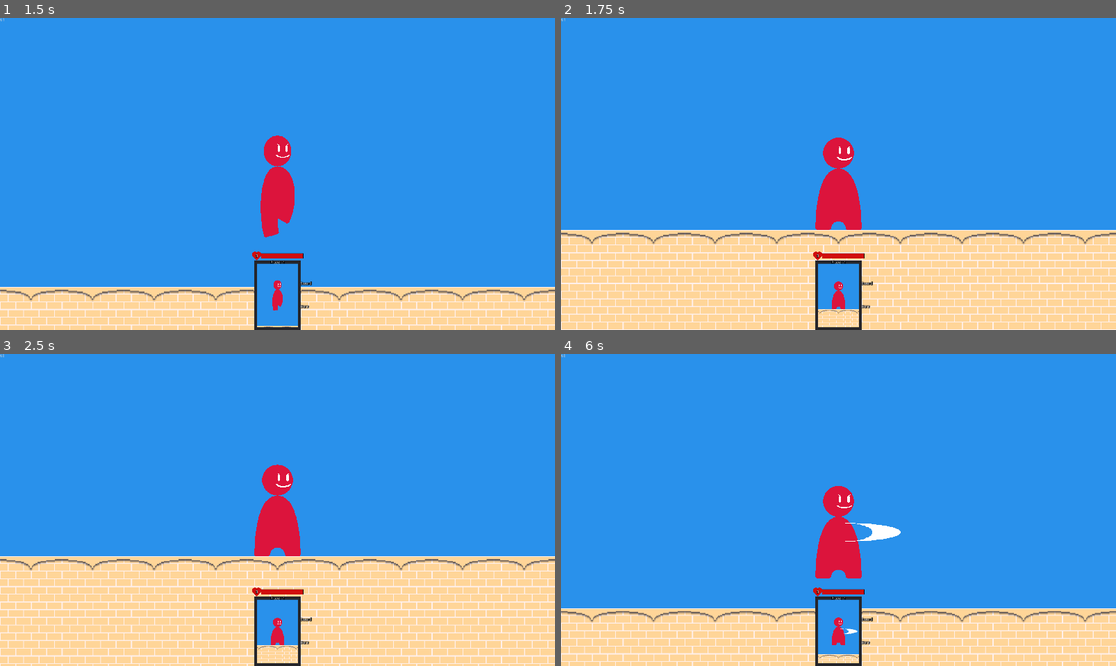
Above: before the commit, frames 1-4 (two rows, left to right).
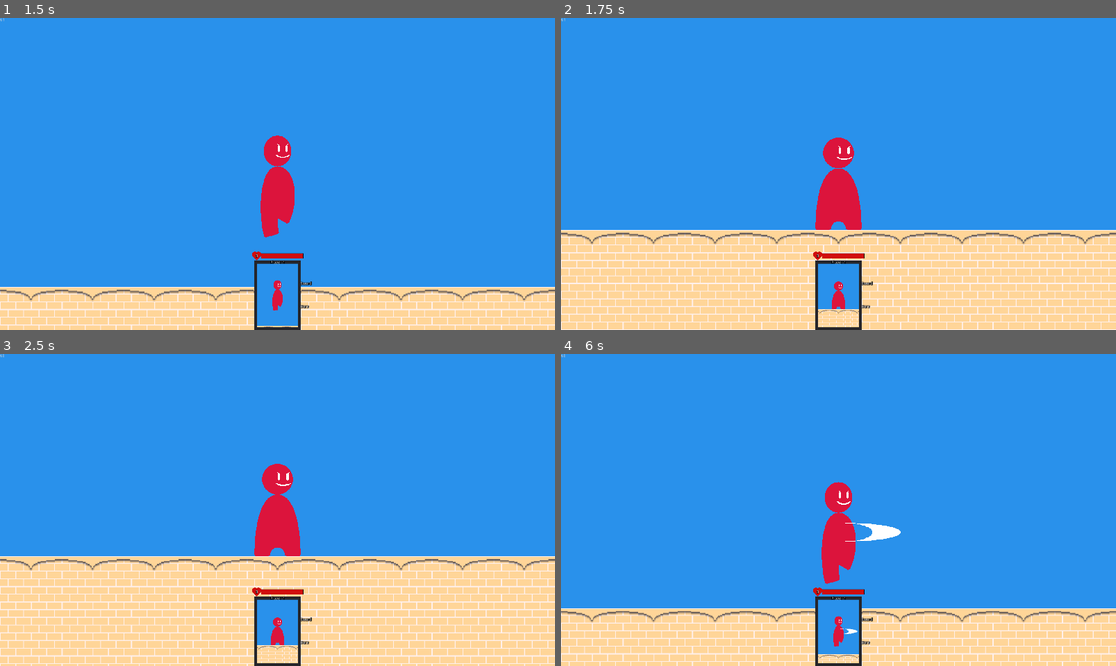
Above: after the commit, the same moments.

Repository: Essojadojef/offhand-champion
Game: Godot game, scene res://fight_gui.tscn
Same seed, same stepped clock (60 frames per second), same inputs: the game is played once before the commit and once after it. The engine's default icon, where the game draws it, is replaced by a stand-in: a white triangle on a blue panel in a dark square.
Inputs (mouse positions are in pixels of both pictures, inside the frame that each line leads up to):
- Up to frame 1 (1.5 s): tap Enter at 0.5 s; move the mouse to (399, 158) at 0.52 s; hold Right (ui_right) 0.53-1.25 s; tap P at 0.6 s; click (399, 158) at 0.67 s; tap Space at 0.77 s; click "Ready" at 1.25 s
- Up to frame 2 (1.75 s): no input
- Up to frame 3 (2.5 s): move the mouse to (166, 525) at 2.02 s; hold Down (ui_down) from 2.03 s (still down); tap J at 2.1 s; tap Space at 2.27 s
- Up to frame 4 (6 s): move the mouse to (894, 441) at 2.77 s; release Down (ui_down) at 2.78 s; hold Right (ui_right) 2.78-3.53 s; tap I at 2.85 s; move the mouse to (810, 572) at 3.52 s; hold Up (ui_up) 3.53-4.28 s; tap K at 3.6 s; click (810, 572) at 3.67 s; tap Space at 3.77, 4.52, 5.27 s; move the mouse to (1005, 556) at 4.27 s; hold Left (ui_left) 4.28-5.78 s; tap O at 4.35 s; move the mouse to (672, 463) at 5.02 s; tap P at 5.1 s; move the mouse to (866, 510) at 5.77 s; hold Down (ui_down) from 5.78 s (still down); tap J at 5.85 s; click (866, 510) at 5.92 s

Frame 1 is identical in both runs. In frame 2, less than 0.1% of the frame differs, in the area x 45-54%, y 38-93%; in frame 3, 0.1%; in frame 4, 0.7%, in the area x 45-55%, y 40-94%.

Commit message:
Changes to attacks animation system.
Now weapons can choose to override the default animation while attacking.
To do so the weapon's animate_skeleton variable must be set to true.
The default animation is "stand" while on ground and "jump" while in midair.

Diff:
--- a/weapon_masters/player/player.gd
+++ b/weapon_masters/player/player.gd
@@ -242,8 +242,8 @@
 
 	if current_attack:
 
-		if weapon_nodes[current_weapon].has_node("Skeleton"):
-			var skeleton = weapon_nodes[current_weapon].get_node("Skeleton")
+		if weapon_nodes[current_weapon].animate_skeleton:
+			var skeleton = weapon_nodes[current_weapon].skeleton
 
 			$Skeleton/Head.transform = skeleton.get_node("Head").transform
 			$Skeleton/Head/Face.transform = skeleton.get_node("Head/Face").transform
@@ -252,11 +252,11 @@
 			$Skeleton/FootR.transform = skeleton.get_node("FootR").transform
 
 		else:
-			$AnimationPlayer.play("stand")
+			$AnimationPlayer.play("stand" if on_ground else "jump")
 
 
 	elif !on_ground:
-		$AnimationPlayer.play("Jump")
+		$AnimationPlayer.play("jump")
 
 	elif !dodge_time:
 		# animation
--- a/weapon_masters/player/player.tscn
+++ b/weapon_masters/player/player.tscn
@@ -384,190 +384,6 @@
 }
 
 [sub_resource type="Animation" id=6]
-length = 0.0166667
-step = 0.0166667
-tracks/0/type = "value"
-tracks/0/path = NodePath("Skeleton/FootR:position")
-tracks/0/interp = 1
-tracks/0/loop_wrap = true
-tracks/0/imported = false
-tracks/0/enabled = true
-tracks/0/keys = {
-"times": PoolRealArray( 0 ),
-"transitions": PoolRealArray( 1 ),
-"update": 0,
-"values": [ Vector2( 4, 36 ) ]
-}
-tracks/1/type = "value"
-tracks/1/path = NodePath("Skeleton/FootR:rotation_degrees")
-tracks/1/interp = 1
-tracks/1/loop_wrap = true
-tracks/1/imported = false
-tracks/1/enabled = true
-tracks/1/keys = {
-"times": PoolRealArray( 0 ),
-"transitions": PoolRealArray( 1 ),
-"update": 0,
-"values": [ 30.0 ]
-}
-tracks/2/type = "value"
-tracks/2/path = NodePath("Skeleton/FootL:position")
-tracks/2/interp = 1
-tracks/2/loop_wrap = true
-tracks/2/imported = false
-tracks/2/enabled = true
-tracks/2/keys = {
-"times": PoolRealArray( 0 ),
-"transitions": PoolRealArray( 1 ),
-"update": 0,
-"values": [ Vector2( -6, 52 ) ]
-}
-tracks/3/type = "value"
-tracks/3/path = NodePath("Skeleton/FootL:rotation_degrees")
-tracks/3/interp = 1
-tracks/3/loop_wrap = true
-tracks/3/imported = false
-tracks/3/enabled = true
-tracks/3/keys = {
-"times": PoolRealArray( 0 ),
-"transitions": PoolRealArray( 1 ),
-"update": 0,
-"values": [ -15.0 ]
-}
-tracks/4/type = "value"
-tracks/4/path = NodePath("Skeleton/BodyTop:position")
-tracks/4/interp = 1
-tracks/4/loop_wrap = true
-tracks/4/imported = false
-tracks/4/enabled = true
-tracks/4/keys = {
-"times": PoolRealArray( 0 ),
-"transitions": PoolRealArray( 1 ),
-"update": 0,
-"values": [ Vector2( 0, -20 ) ]
-}
-tracks/5/type = "value"
-tracks/5/path = NodePath("Skeleton/BodyTop:rotation_degrees")
-tracks/5/interp = 1
-tracks/5/loop_wrap = true
-tracks/5/imported = false
-tracks/5/enabled = true
-tracks/5/keys = {
-"times": PoolRealArray( 0 ),
-"transitions": PoolRealArray( 1 ),
-"update": 0,
-"values": [ 0.0 ]
-}
-tracks/6/type = "value"
-tracks/6/path = NodePath("Skeleton/Head:position")
-tracks/6/interp = 1
-tracks/6/loop_wrap = true
-tracks/6/imported = false
-tracks/6/enabled = true
-tracks/6/keys = {
-"times": PoolRealArray( 0 ),
-"transitions": PoolRealArray( 1 ),
-"update": 0,
-"values": [ Vector2( 0, -36 ) ]
-}
-tracks/7/type = "value"
-tracks/7/path = NodePath("Skeleton/Head/Face:position")
-tracks/7/interp = 1
-tracks/7/loop_wrap = true
-tracks/7/imported = false
-tracks/7/enabled = true
-tracks/7/keys = {
-"times": PoolRealArray( 0 ),
-"transitions": PoolRealArray( 1 ),
-"update": 0,
-"values": [ Vector2( 4, 0 ) ]
-}
-tracks/8/type = "value"
-tracks/8/path = NodePath("Skeleton/Head:scale")
-tracks/8/interp = 1
-tracks/8/loop_wrap = true
-tracks/8/imported = false
-tracks/8/enabled = true
-tracks/8/keys = {
-"times": PoolRealArray( 0 ),
-"transitions": PoolRealArray( 1 ),
-"update": 0,
-"values": [ Vector2( 0.9, 1 ) ]
-}
-tracks/9/type = "value"
-tracks/9/path = NodePath("Skeleton/Head/Face:scale")
-tracks/9/interp = 1
-tracks/9/loop_wrap = true
-tracks/9/imported = false
-tracks/9/enabled = true
-tracks/9/keys = {
-"times": PoolRealArray( 0 ),
-"transitions": PoolRealArray( 1 ),
-"update": 0,
-"values": [ Vector2( 1, 1 ) ]
-}
-tracks/10/type = "value"
-tracks/10/path = NodePath("Skeleton/BodyTop:scale")
-tracks/10/interp = 1
-tracks/10/loop_wrap = true
-tracks/10/imported = false
-tracks/10/enabled = true
-tracks/10/keys = {
-"times": PoolRealArray( 0 ),
-"transitions": PoolRealArray( 1 ),
-"update": 0,
-"values": [ Vector2( 1, 1 ) ]
-}
-tracks/11/type = "value"
-tracks/11/path = NodePath("Skeleton/FootL:scale")
-tracks/11/interp = 1
-tracks/11/loop_wrap = true
-tracks/11/imported = false
-tracks/11/enabled = true
-tracks/11/keys = {
-"times": PoolRealArray( 0 ),
-"transitions": PoolRealArray( 1 ),
-"update": 0,
-"values": [ Vector2( 8, 1 ) ]
-}
-tracks/12/type = "value"
-tracks/12/path = NodePath("Skeleton/FootR:scale")
-tracks/12/interp = 1
-tracks/12/loop_wrap = true
-tracks/12/imported = false
-tracks/12/enabled = true
-tracks/12/keys = {
-"times": PoolRealArray( 0 ),
-"transitions": PoolRealArray( 1 ),
-"update": 0,
-"values": [ Vector2( 8, 1 ) ]
-}
-tracks/13/type = "value"
-tracks/13/path = NodePath("Skeleton/Head:rotation_degrees")
-tracks/13/interp = 1
-tracks/13/loop_wrap = true
-tracks/13/imported = false
-tracks/13/enabled = true
-tracks/13/keys = {
-"times": PoolRealArray( 0 ),
-"transitions": PoolRealArray( 1 ),
-"update": 0,
-"values": [ 0.0 ]
-}
-tracks/14/type = "value"
-tracks/14/path = NodePath("Skeleton/Head/Face:rotation_degrees")
-tracks/14/interp = 1
-tracks/14/loop_wrap = true
-tracks/14/imported = false
-tracks/14/enabled = true
-tracks/14/keys = {
-"times": PoolRealArray( 0 ),
-"transitions": PoolRealArray( 1 ),
-"update": 0,
-"values": [ 0.0 ]
-}
-
-[sub_resource type="Animation" id=8]
 length = 0.6
 loop = true
 step = 0.0166667
@@ -656,6 +472,191 @@
 "values": [ Vector2( 8, 0 ) ]
 }
 
+[sub_resource type="Animation" id=5]
+resource_name = "jump"
+length = 0.0166667
+step = 0.0166667
+tracks/0/type = "value"
+tracks/0/path = NodePath("Skeleton/FootR:position")
+tracks/0/interp = 1
+tracks/0/loop_wrap = true
+tracks/0/imported = false
+tracks/0/enabled = true
+tracks/0/keys = {
+"times": PoolRealArray( 0 ),
+"transitions": PoolRealArray( 1 ),
+"update": 0,
+"values": [ Vector2( 4, 36 ) ]
+}
+tracks/1/type = "value"
+tracks/1/path = NodePath("Skeleton/FootR:rotation_degrees")
+tracks/1/interp = 1
+tracks/1/loop_wrap = true
+tracks/1/imported = false
+tracks/1/enabled = true
+tracks/1/keys = {
+"times": PoolRealArray( 0 ),
+"transitions": PoolRealArray( 1 ),
+"update": 0,
+"values": [ 30.0 ]
+}
+tracks/2/type = "value"
+tracks/2/path = NodePath("Skeleton/FootL:position")
+tracks/2/interp = 1
+tracks/2/loop_wrap = true
+tracks/2/imported = false
+tracks/2/enabled = true
+tracks/2/keys = {
+"times": PoolRealArray( 0 ),
+"transitions": PoolRealArray( 1 ),
+"update": 0,
+"values": [ Vector2( -6, 52 ) ]
+}
+tracks/3/type = "value"
+tracks/3/path = NodePath("Skeleton/FootL:rotation_degrees")
+tracks/3/interp = 1
+tracks/3/loop_wrap = true
+tracks/3/imported = false
+tracks/3/enabled = true
+tracks/3/keys = {
+"times": PoolRealArray( 0 ),
+"transitions": PoolRealArray( 1 ),
+"update": 0,
+"values": [ -15.0 ]
+}
+tracks/4/type = "value"
+tracks/4/path = NodePath("Skeleton/BodyTop:position")
+tracks/4/interp = 1
+tracks/4/loop_wrap = true
+tracks/4/imported = false
+tracks/4/enabled = true
+tracks/4/keys = {
+"times": PoolRealArray( 0 ),
+"transitions": PoolRealArray( 1 ),
+"update": 0,
+"values": [ Vector2( 0, -20 ) ]
+}
+tracks/5/type = "value"
+tracks/5/path = NodePath("Skeleton/BodyTop:rotation_degrees")
+tracks/5/interp = 1
+tracks/5/loop_wrap = true
+tracks/5/imported = false
+tracks/5/enabled = true
+tracks/5/keys = {
+"times": PoolRealArray( 0 ),
+"transitions": PoolRealArray( 1 ),
+"update": 0,
+"values": [ 0.0 ]
+}
+tracks/6/type = "value"
+tracks/6/path = NodePath("Skeleton/Head:position")
+tracks/6/interp = 1
+tracks/6/loop_wrap = true
+tracks/6/imported = false
+tracks/6/enabled = true
+tracks/6/keys = {
+"times": PoolRealArray( 0 ),
+"transitions": PoolRealArray( 1 ),
+"update": 0,
+"values": [ Vector2( 0, -36 ) ]
+}
+tracks/7/type = "value"
+tracks/7/path = NodePath("Skeleton/Head/Face:position")
+tracks/7/interp = 1
+tracks/7/loop_wrap = true
+tracks/7/imported = false
+tracks/7/enabled = true
+tracks/7/keys = {
+"times": PoolRealArray( 0 ),
+"transitions": PoolRealArray( 1 ),
+"update": 0,
+"values": [ Vector2( 4, 0 ) ]
+}
+tracks/8/type = "value"
+tracks/8/path = NodePath("Skeleton/Head:scale")
+tracks/8/interp = 1
+tracks/8/loop_wrap = true
+tracks/8/imported = false
+tracks/8/enabled = true
+tracks/8/keys = {
+"times": PoolRealArray( 0 ),
+"transitions": PoolRealArray( 1 ),
+"update": 0,
+"values": [ Vector2( 0.9, 1 ) ]
+}
+tracks/9/type = "value"
+tracks/9/path = NodePath("Skeleton/Head/Face:scale")
+tracks/9/interp = 1
+tracks/9/loop_wrap = true
+tracks/9/imported = false
+tracks/9/enabled = true
+tracks/9/keys = {
+"times": PoolRealArray( 0 ),
+"transitions": PoolRealArray( 1 ),
+"update": 0,
+"values": [ Vector2( 1, 1 ) ]
+}
+tracks/10/type = "value"
+tracks/10/path = NodePath("Skeleton/BodyTop:scale")
+tracks/10/interp = 1
+tracks/10/loop_wrap = true
+tracks/10/imported = false
+tracks/10/enabled = true
+tracks/10/keys = {
+"times": PoolRealArray( 0 ),
+"transitions": PoolRealArray( 1 ),
+"update": 0,
+"values": [ Vector2( 1, 1 ) ]
+}
+tracks/11/type = "value"
+tracks/11/path = NodePath("Skeleton/FootL:scale")
+tracks/11/interp = 1
+tracks/11/loop_wrap = true
+tracks/11/imported = false
+tracks/11/enabled = true
+tracks/11/keys = {
+"times": PoolRealArray( 0 ),
+"transitions": PoolRealArray( 1 ),
+"update": 0,
+"values": [ Vector2( 8, 1 ) ]
+}
+tracks/12/type = "value"
+tracks/12/path = NodePath("Skeleton/FootR:scale")
+tracks/12/interp = 1
+tracks/12/loop_wrap = true
+tracks/12/imported = false
+tracks/12/enabled = true
+tracks/12/keys = {
+"times": PoolRealArray( 0 ),
+"transitions": PoolRealArray( 1 ),
+"update": 0,
+"values": [ Vector2( 8, 1 ) ]
+}
+tracks/13/type = "value"
+tracks/13/path = NodePath("Skeleton/Head:rotation_degrees")
+tracks/13/interp = 1
+tracks/13/loop_wrap = true
+tracks/13/imported = false
+tracks/13/enabled = true
+tracks/13/keys = {
+"times": PoolRealArray( 0 ),
+"transitions": PoolRealArray( 1 ),
+"update": 0,
+"values": [ 0.0 ]
+}
+tracks/14/type = "value"
+tracks/14/path = NodePath("Skeleton/Head/Face:rotation_degrees")
+tracks/14/interp = 1
+tracks/14/loop_wrap = true
+tracks/14/imported = false
+tracks/14/enabled = true
+tracks/14/keys = {
+"times": PoolRealArray( 0 ),
+"transitions": PoolRealArray( 1 ),
+"update": 0,
+"values": [ 0.0 ]
+}
+
 [sub_resource type="Animation" id=7]
 resource_name = "jumpsquat"
 length = 0.0333334
@@ -841,10 +842,8 @@
 "values": [ 0.0 ]
 }
 
-[sub_resource type="Animation" id=3]
-resource_name = "stand"
-length = 0.533334
-loop = true
+[sub_resource type="Animation" id=8]
+length = 0.0166667
 step = 0.0166667
 tracks/0/type = "value"
 tracks/0/path = NodePath("Skeleton/FootR:position")
@@ -1419,12 +1418,12 @@
 [node name="AnimationPlayer" type="AnimationPlayer" parent="."]
 autoplay = "stand"
 playback_process_mode = 0
-"anims/Dodge Back" = SubResource( 4 )
-"anims/Dodge Forward" = SubResource( 5 )
-anims/Jump = SubResource( 6 )
-anims/Run = SubResource( 8 )
+"anims/Dodge Back" = SubResource( 3 )
+"anims/Dodge Forward" = SubResource( 4 )
+anims/Run = SubResource( 6 )
+anims/jump = SubResource( 5 )
 anims/jumpsquat = SubResource( 7 )
-anims/stand = SubResource( 3 )
+anims/stand = SubResource( 8 )
 anims/turn = SubResource( 9 )
 anims/walk = SubResource( 10 )
 anims/walk_backwards = SubResource( 11 )
@@ -1458,15 +1457,30 @@
 shape = SubResource( 19 )
 
 [node name="Skeleton" parent="." instance=ExtResource( 8 )]
-self_modulate = Color( 0.941176, 0.941176, 0.941176, 1 )
+self_modulate = Color( 0.752941, 0.752941, 0.752941, 1 )
 position = Vector2( 0, -3.57628e-07 )
 face_node = NodePath("Face")
 face_scale = 0.6
 editor_only = false
 
+[node name="Head" parent="Skeleton" index="0"]
+position = Vector2( 0, -36 )
+scale = Vector2( 0.9, 1 )
+
+[node name="BodyTop" parent="Skeleton" index="1"]
+position = Vector2( 0, -20 )
+
+[node name="FootL" parent="Skeleton" index="3"]
+position = Vector2( -6, 52 )
+rotation = -0.261799
+
+[node name="FootR" parent="Skeleton" index="4"]
+position = Vector2( 4, 36 )
+rotation = 0.523599
+
 [node name="Face" type="Sprite" parent="Skeleton"]
-position = Vector2( 6.12294, -32 )
-scale = Vector2( 0.554328, 0.6 )
+position = Vector2( 5.51064, -36 )
+scale = Vector2( 0.498895, 0.6 )
 texture = ExtResource( 2 )
 
 [node name="Weapons" type="Node2D" parent="."]
--- a/weapon_masters/weapon.gd
+++ b/weapon_masters/weapon.gd
@@ -4,6 +4,9 @@
 var user
 
 var anim_player : AnimationPlayer
+
+export var animate_skeleton = false
+var skeleton : Node2D
 
 signal hit(weapon, attack_name)
 
--- a/weapon_masters/weapons/bare/scene.tscn
+++ b/weapon_masters/weapons/bare/scene.tscn
@@ -11,6 +11,9 @@
 
 func _ready():
 	$Punch.hide()
+
+	skeleton = $Skeleton
+
 	if user and user.controller:
 		$Punch/Hand.modulate = user.controller.color
 
@@ -95,6 +98,18 @@
 "update": 0,
 "values": [ Vector2( 0, -32 ), Vector2( 0, -28 ), Vector2( 4, -24 ), Vector2( 0, -28 ), Vector2( 0, -32 ) ]
 }
+tracks/5/type = "value"
+tracks/5/path = NodePath(".:animate_skeleton")
+tracks/5/interp = 1
+tracks/5/loop_wrap = true
+tracks/5/imported = false
+tracks/5/enabled = true
+tracks/5/keys = {
+"times": PoolRealArray( 0, 0.266667 ),
+"transitions": PoolRealArray( 1, 1 ),
+"update": 1,
+"values": [ true, false ]
+}
 
 [sub_resource type="Animation" id=5]
 length = 0.2
Not shown: 2 places in weapon_masters/player/player.tscn that only renumber resources
